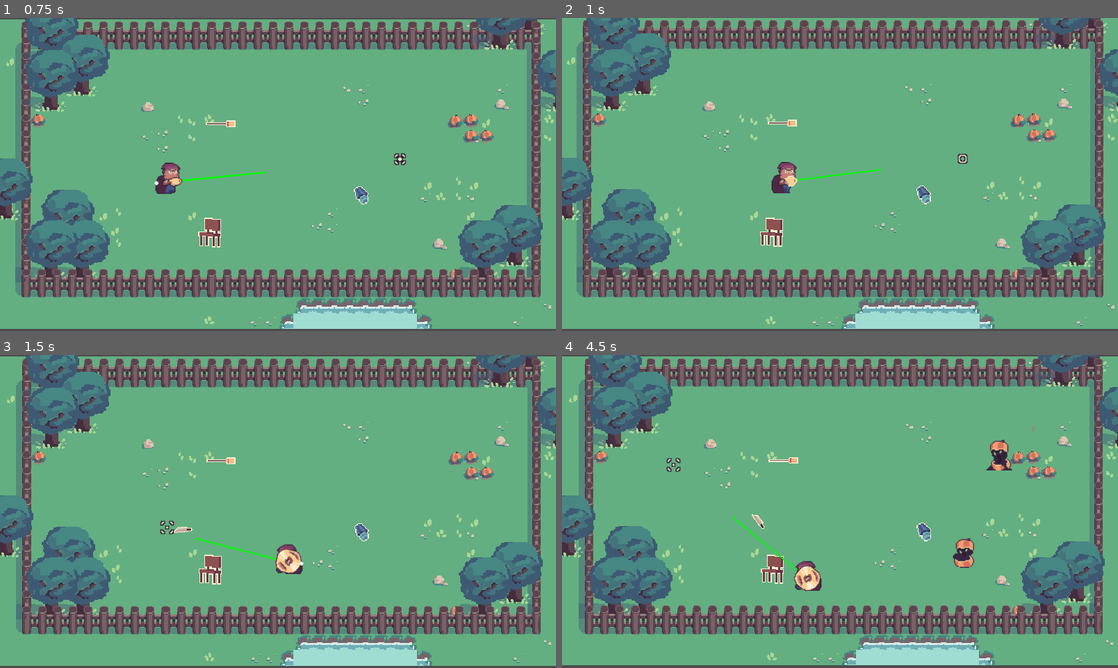
Above: before the commit, frames 1-4 (two rows, left to right).
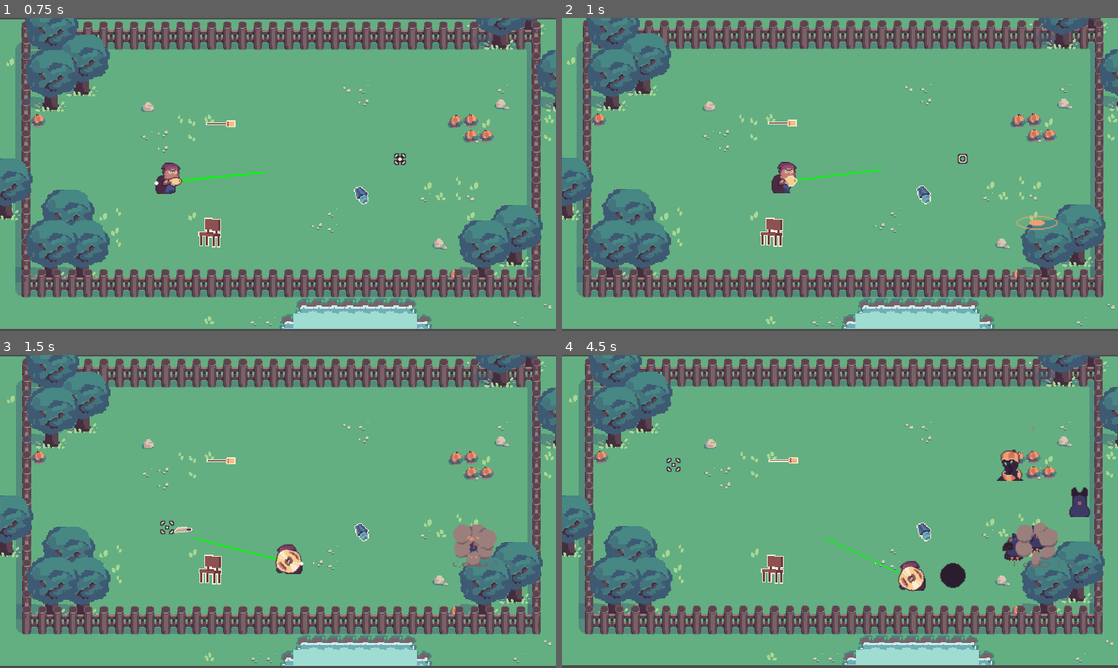
Above: after the commit, the same moments.

Repository: OceanBoy612/BrackeysJam2021
Game: Godot game, scene res://Code/World.tscn
Two runs of this game, one before a commit and one after it. Both use one fixed random seed, a clock stepped at 60 frames per second and the inputs below.
Inputs (mouse positions are in pixels of both pictures, inside the frame that each line leads up to):
- Up to frame 1 (0.75 s): move the mouse to (400, 158) at 0.52 s; press the mouse at (400, 158) at 0.53 s; hold Right (ui_right) from 0.53 s (still down)
- Up to frame 2 (1 s): keep holding Right (ui_right)
- Up to frame 3 (1.5 s): move the mouse to (166, 527) at 1.27 s; release Right (ui_right) at 1.28 s; release the mouse at (166, 527) at 1.28 s; hold Down (ui_down) from 1.28 s (still down); click (166, 527) at 1.35 s
- Up to frame 4 (4.5 s): move the mouse to (895, 442) at 2.02 s; release Down (ui_down) at 2.03 s; press the mouse at (895, 442) at 2.03 s; hold Right (ui_right) 2.03-2.78 s; move the mouse to (812, 574) at 2.77 s; release the mouse at (812, 574) at 2.78 s; hold Up (ui_up) 2.78-3.53 s; click (812, 574) at 2.85 s; move the mouse to (1006, 558) at 3.52 s; press the mouse at (1006, 558) at 3.53 s; hold Left (ui_left) from 3.53 s (still down); move the mouse to (673, 464) at 4.27 s; release the mouse at (673, 464) at 4.28 s; click (673, 464) at 4.35 s

Frame 1 is identical in both runs. In frame 2, 0.1% of the frame differs, in the area x 81-90%, y 63-68%; in frame 3, 0.8%; in frame 4, 3.3%, in the area x 30-95%, y 27-76%.

Commit message:
Implemented crow

Diff:
--- a/src/Art/Spriteframes/Crow_spriteframes.tres
+++ b/src/Art/Spriteframes/Crow_spriteframes.tres
@@ -159,12 +159,12 @@
 "frames": [ SubResource( 11 ), SubResource( 12 ), SubResource( 13 ), SubResource( 14 ), SubResource( 15 ), SubResource( 16 ), SubResource( 17 ), SubResource( 18 ), SubResource( 19 ), SubResource( 20 ), SubResource( 21 ) ],
 "loop": true,
 "name": "Land",
-"speed": 5.0
+"speed": 20.0
 }, {
 "frames": [ SubResource( 22 ), SubResource( 23 ), SubResource( 24 ), SubResource( 25 ), SubResource( 26 ), SubResource( 27 ) ],
 "loop": true,
 "name": "Charge",
-"speed": 5.0
+"speed": 15.0
 }, {
 "frames": [ SubResource( 28 ), SubResource( 29 ) ],
 "loop": true,
--- a/src/Code/Bullets/GenericBullet.tscn
+++ b/src/Code/Bullets/GenericBullet.tscn
@@ -5,8 +5,8 @@
 [sub_resource type="RectangleShape2D" id=1]
 
 [node name="GenericBullet" type="KinematicBody2D"]
-collision_layer = 8
-collision_mask = 5
+collision_layer = 16
+collision_mask = 13
 script = ExtResource( 1 )
 
 [node name="Shape" type="CollisionShape2D" parent="."]
--- /dev/null
+++ b/src/Code/Enemies/Crow.gd
@@ -0,0 +1,137 @@
+extends "res://Code/Enemies/Enemy.gd"
+
+
+"""
+
+Crow charges at the players position like a torpedo
+if it hits something or reaches the end of its travel
+then it stops and lands.
+
+It will hop roughly away from the player in between reloading
+
+"""
+
+signal state_changed
+signal charged
+signal landed
+
+
+export var charge_speed_multiplier: float = 3.0
+#export(String, "clockwise", "counter_clockwise", "random") var strafe_dir = "random" # not implemented
+
+
+var distance_to_travel: float
+var distance_traveled: float
+
+
+var state setget set_state
+enum {
+	CHARGING,
+	WANDERING,
+	PREPARE,
+	LANDING,
+}
+
+
+func _ready():
+	set_state(WANDERING)
+
+
+func enemy_process(delta):
+	match state:
+		CHARGING:
+			charge(delta)
+		WANDERING:
+			wander()
+		PREPARE:
+			prepare()
+		LANDING:
+			landing()
+
+
+func landing():
+	var _vel = move_and_slide(move_dir * speed)
+	emit_signal("moved")
+	pass
+func prepare():
+	pass
+
+
+func wander():
+	move_dir = get_dir_to_player() * -1
+	var _vel = move_and_slide(move_dir * speed)
+	emit_signal("moved")
+
+	if $WanderTimer.is_stopped():
+		end_wander()
+	pass
+
+
+func charge(delta):
+#	Globals.player.global_position
+	var _vel = move_and_slide(move_dir * speed * charge_speed_multiplier)
+	emit_signal("moved")
+
+	distance_traveled += speed * delta * charge_speed_multiplier
+	if distance_traveled > distance_to_travel:
+		end_charge()
+		return
+
+	for i in range(get_slide_count()):
+		var col: KinematicCollision2D = get_slide_collision(i)
+		if col.collider is TileMap:
+			end_charge()
+			return
+		elif col.collider is Player: # .has_method("damage"):
+			col.collider.damage(damage)
+			end_charge()
+			return
+
+
+
+func end_charge():
+	set_state(LANDING)
+
+func end_wander():
+	set_state(PREPARE)
+
+
+
+func set_state(new_state):
+	state = new_state
+	match new_state:
+		CHARGING:
+			move_dir = get_dir_to_player()
+			distance_to_travel = Globals.player.global_position.distance_to(global_position)
+			distance_traveled = 0
+			$Sprite.play("Air")
+			$Sprite.rotation = move_dir.angle() # rotate the sprite in the direction of movement
+			move_to_ghost_layer(true)
+		WANDERING:
+			$WanderTimer.start()
+			$Sprite.play("Walk")
+			move_to_ghost_layer(false)
+		LANDING:
+			$Sprite.rotation = 0
+			$Sprite.play("Land")
+		PREPARE:
+			$Sprite.play("Charge")
+	emit_signal("state_changed")
+
+
+var smoke_tscn = preload("res://Code/Enemies/CrowSmoke.tscn")
+func _on_Sprite_animation_finished():
+	match $Sprite.animation:
+		"Charge":
+			set_state(CHARGING)
+			$Sprite.play("Air")
+			var smoke = smoke_tscn.instance()
+			smoke.global_position = $SmokeSpawn.global_position
+			get_parent().add_child(smoke)
+		"Land":
+			set_state(WANDERING)
+			$Sprite.play("Walk")
+		"Air":
+			pass
+		"Walk":
+			pass
--- /dev/null
+++ b/src/Code/Enemies/Crow.tscn
@@ -0,0 +1,29 @@
+[gd_scene load_steps=5 format=2]
+
+[ext_resource path="res://Code/Enemies/Enemy.tscn" type="PackedScene" id=1]
+[ext_resource path="res://Code/Enemies/Crow.gd" type="Script" id=2]
+[ext_resource path="res://Art/Spriteframes/Crow_spriteframes.tres" type="SpriteFrames" id=3]
+
+[sub_resource type="RectangleShape2D" id=1]
+extents = Vector2( 10.1946, 14.9538 )
+
+[node name="Crow" instance=ExtResource( 1 )]
+script = ExtResource( 2 )
+speed = 69
+charge_speed_multiplier = 4.598
+
+[node name="Sprite" parent="." index="0"]
+frames = ExtResource( 3 )
+animation = "Charge"
+script = null
+
+[node name="Shape" parent="." index="1"]
+shape = SubResource( 1 )
+
+[node name="WanderTimer" type="Timer" parent="." index="4"]
+one_shot = true
+
+[node name="SmokeSpawn" type="Position2D" parent="." index="5"]
+position = Vector2( 0, -15.7331 )
+
+[connection signal="animation_finished" from="Sprite" to="." method="_on_Sprite_animation_finished"]
--- /dev/null
+++ b/src/Code/Enemies/CrowSmoke.gd
@@ -0,0 +1,12 @@
+extends AnimatedSprite
+
+
+
+func _ready():
+	play("Idle")
+
+
+
+
+func _on_CrowSmoke_animation_finished():
+	queue_free()
--- /dev/null
+++ b/src/Code/Enemies/CrowSmoke.tscn
@@ -0,0 +1,11 @@
+[gd_scene load_steps=3 format=2]
+
+[ext_resource path="res://Code/Enemies/CrowSmoke.gd" type="Script" id=1]
+[ext_resource path="res://Art/Spriteframes/Crow_poof_spriteframes.tres" type="SpriteFrames" id=2]
+
+[node name="CrowSmoke" type="AnimatedSprite"]
+frames = ExtResource( 2 )
+animation = "Idle"
+script = ExtResource( 1 )
+
+[connection signal="animation_finished" from="." to="." method="_on_CrowSmoke_animation_finished"]
--- /dev/null
+++ b/src/Code/Enemies/CrowSprite.gd
@@ -0,0 +1 @@
+extends AnimatedSprite
--- a/src/Code/Enemies/Enemy.gd
+++ b/src/Code/Enemies/Enemy.gd
@@ -6,6 +6,7 @@
 
 export var speed = 250
 export var health: float = 1.0
+export var damage: float = 1.0
 var move_dir = Vector2(1,0)
 
 func _physics_process(delta):
@@ -32,3 +33,9 @@
 ### Helper functions ###
 func get_dir_to_player() -> Vector2:
 	return (Globals.player.global_position - global_position).normalized()
+
+
+func move_to_ghost_layer(toggle: bool=true):
+	call_deferred("set_collision_layer_bit", 3, toggle)
+	call_deferred("set_collision_layer_bit", 2, !toggle)
+	call_deferred("set_collision_mask_bit", 2, !toggle)
--- a/src/Code/Enemies/Enemy.tscn
+++ b/src/Code/Enemies/Enemy.tscn
@@ -13,7 +13,7 @@
 
 [node name="Enemy" type="KinematicBody2D"]
 collision_layer = 4
-collision_mask = 7
+collision_mask = 23
 script = ExtResource( 2 )
 speed = 100
 
--- a/src/Code/Player/Blunderbuss.gd
+++ b/src/Code/Player/Blunderbuss.gd
@@ -43,8 +43,8 @@
 	got_shoot_signal = true
 	if not charging and charged:
 		release()
-	else:
-		push_error("WHAT?")
+#	else:
+#		push_error("WHAT?")
 
 
 func release():
--- a/src/Code/Player/Player.gd
+++ b/src/Code/Player/Player.gd
@@ -135,3 +135,7 @@
 
 func _draw():
 	draw_line(Vector2(), aiming_dir * 100, Color("#00ff00"), 1.5)
+
+
+func damage(amt: float):
+	pass
--- a/src/Code/World.tscn
+++ b/src/Code/World.tscn
@@ -1,8 +1,9 @@
-[gd_scene load_steps=10 format=2]
+[gd_scene load_steps=11 format=2]
 
 [ext_resource path="res://Art/Tilesets/Tileset.tres" type="TileSet" id=1]
 [ext_resource path="res://Code/Camera2D.gd" type="Script" id=2]
 [ext_resource path="res://Code/World.gd" type="Script" id=3]
+[ext_resource path="res://Code/Enemies/Crow.tscn" type="PackedScene" id=4]
 [ext_resource path="res://Code/Items/KnifeItem.tscn" type="PackedScene" id=6]
 [ext_resource path="res://Code/Spawner/Spawner.tscn" type="PackedScene" id=7]
 [ext_resource path="res://Code/Player/Player.tscn" type="PackedScene" id=8]
@@ -41,8 +42,8 @@
 
 [node name="Spawner" parent="Spawners" instance=ExtResource( 7 )]
 position = Vector2( 397.89, 154.368 )
+entity_tscn = ExtResource( 4 )
 amount = -1
-delay = 3.5
 
 [node name="Spawner2" parent="Spawners" instance=ExtResource( 7 )]
 position = Vector2( 396.016, 32.4518 )
--- a/src/project.godot
+++ b/src/project.godot
@@ -111,6 +111,9 @@
 2d_physics/layer_1="World"
 2d_physics/layer_2="Player"
 2d_physics/layer_3="Entity"
+2d_physics/layer_4="Ghost Entity"
+2d_physics/layer_5="Bullets"
+2d_physics/layer_6="Items"
 
 [physics]
 
